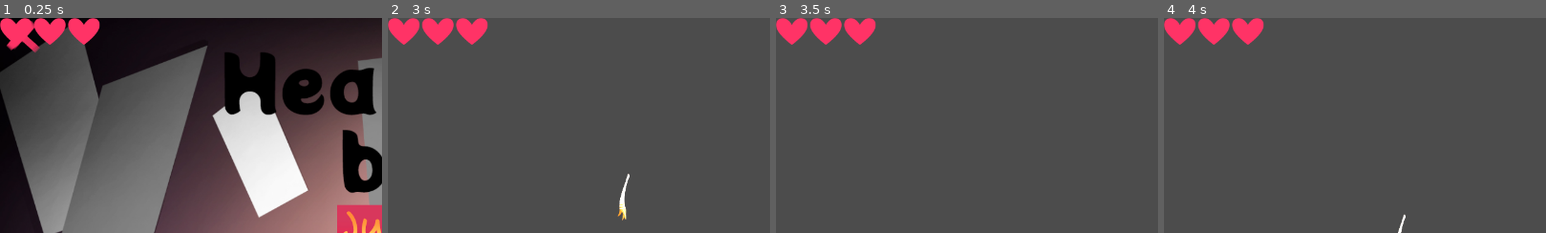
Above: before the commit, frames 1-4 (left to right).
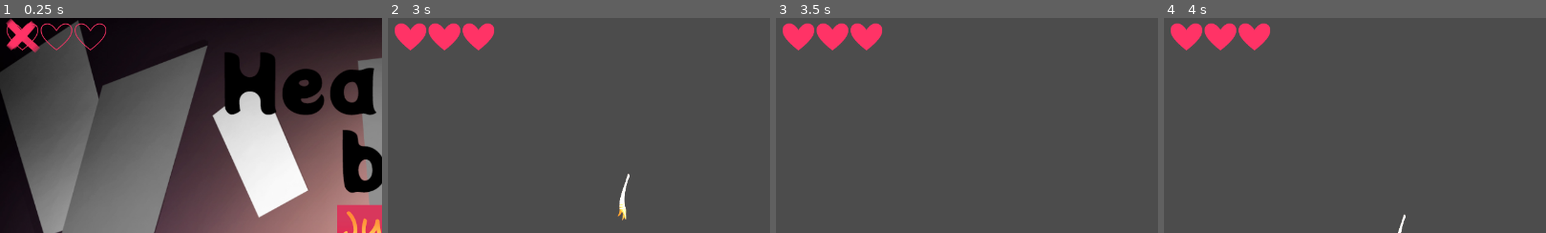
Above: after the commit, the same moments.

Repository: santyarellano/Shattered
Game: Godot game, scene res://Niveles/menuPrincipal.tscn
Same seed, same stepped clock (60 frames per second), same inputs: the game is played once before the commit and once after it. The engine's default icon, where the game draws it, is replaced by a stand-in: a white triangle on a blue panel in a dark square.
Inputs (mouse positions are % of the whole screen's width and height, from its top left):
- Up to frame 1 (0.25 s): no input
- Up to frame 2 (3 s): click (2, 3) at 0.52 s; click (7, 3) at 1.27 s; click (11, 3) at 2.02 s; click (52, 50) at 2.75 s
- Up to frame 3 (3.5 s): no input
- Up to frame 4 (4 s): click (2, 3) at 3.52 s
The pictures show only the part of the screen within x 0-50%, y 0-50%; the shares and areas given below are measured in that part.

The runs differ from the first frame. In frame 1, 2.0% of the frame differs, in the area x 0-28%, y 0-16%; in frame 2, 1.8%; in frame 3, 1.8%; in frame 4, 1.8%.

Commit message:
vida y daño

Diff:
--- /dev/null
+++ b/Obj/HUD/HBoxContainer.gd
@@ -0,0 +1,24 @@
+extends HBoxContainer
+
+
+
+var heart_full = preload("res://Niveles/UI/vida_lleno.png")
+var heart_half = preload("res://Niveles/UI/vida_medio.png")
+var heart_empty = preload("res://Niveles/UI/vida_vacío.png")
+
+
+func _ready():
+	get_child(0).texture = heart_empty
+	get_child(1).texture = heart_empty
+	get_child(2).texture = heart_empty
+	pass
+
+func update_health(value):
+	for i in get_child_count():
+		print(get_child_count())
+		if value > i * 2 + 1:
+			get_child(i).texture = heart_full
+		elif value > i * 2:
+			get_child(i).texture = heart_half
+		else:
+			get_child(i).texture = heart_empty
--- /dev/null
+++ b/Obj/HUD/LifeContainer.gd
@@ -0,0 +1,24 @@
+extends HBoxContainer
+
+enum MODES {partial}
+
+var heart_full = preload("res://Obj/HUD/Pruebas/vida lleno.png")
+var heart_empty = preload("res://Obj/HUD/Pruebas/vida vacío.png")
+var heart_half = preload("res://Obj/HUD/Pruebas/vida medio.png")
+
+export (MODES) var mode = MODES.partial
+
+func update_health(value):
+	match mode:
+
+		MODES.partial:
+			update_partial(value)
+
+func update_partial(value):
+	for i in get_child_count():
+		if value > i * 2 + 1:
+			get_child(i).texture = heart_full
+		elif value > i * 2:
+			get_child(i).texture = heart_half
+		else:
+			get_child(i).texture = heart_empty
--- a/Obj/HUD/LifeContainer.tscn
+++ b/Obj/HUD/LifeContainer.tscn
@@ -1,30 +1,35 @@
 [gd_scene load_steps=2 format=2]
 
-[ext_resource path="res://Obj/HUD/Pruebas/vida lleno.png" type="Texture" id=1]
+[ext_resource path="res://Obj/HUD/HBoxContainer.gd" type="Script" id=2]
 
 [node name="CanvasLayer" type="CanvasLayer"]
 
 [node name="HBoxContainer" type="HBoxContainer" parent="."]
-margin_right = 40.0
-margin_bottom = 40.0
+margin_left = 11.0
+margin_top = 9.0
+margin_right = 528.0
+margin_bottom = 165.0
 rect_min_size = Vector2( 200, 45 )
+script = ExtResource( 2 )
 __meta__ = {
 "_edit_use_anchors_": false
 }
 
-[node name="1" type="TextureButton" parent="HBoxContainer"]
-margin_right = 53.0
-margin_bottom = 45.0
-texture_normal = ExtResource( 1 )
+[node name="1" type="TextureRect" parent="HBoxContainer"]
+margin_bottom = 156.0
+__meta__ = {
+"_edit_use_anchors_": false
+}
 
-[node name="2" type="TextureButton" parent="HBoxContainer"]
-margin_left = 57.0
-margin_right = 110.0
-margin_bottom = 45.0
-texture_normal = ExtResource( 1 )
+[node name="2" type="TextureRect" parent="HBoxContainer"]
+margin_left = 4.0
+margin_right = 4.0
+margin_bottom = 156.0
+__meta__ = {
+"_edit_use_anchors_": false
+}
 
-[node name="3" type="TextureButton" parent="HBoxContainer"]
-margin_left = 114.0
-margin_right = 167.0
-margin_bottom = 45.0
-texture_normal = ExtResource( 1 )
+[node name="3" type="TextureRect" parent="HBoxContainer"]
+margin_left = 8.0
+margin_right = 8.0
+margin_bottom = 156.0
--- a/Obj/Player/Player.gd
+++ b/Obj/Player/Player.gd
@@ -10,17 +10,17 @@
 var walk_vel = 0
 var velocity = Vector2()
 var jumping = false
-
+var vida=6
 
 # Called when the node enters the scene tree for the first time.
-func _ready():
-	#position.x = 400
-	#position.y = 300
+func _enter_tree():
+	#$CanvasLayer/HBoxContainer.update_health(vida)
 	pass
 
 
 # Called every frame. 'delta' is the elapsed time since the previous frame.
 func _process(delta):
+	$CanvasLayer/HBoxContainer.update_health(vida)
 	if !jumping:
 		if velocity.x != 0:
 			$AnimatedSprite.play("hand_wlk")
@@ -69,6 +69,8 @@
 	$Timer.start()
 	bounceMail()
 	print("quitar vida")
+	vida-=1
+	#$CanvasLayer/HBoxContainer.update_health(vida)
 
 #Esta función es para que rebote si colisiona
 func bounceMail():
--- a/Obj/Player/Player.tscn
+++ b/Obj/Player/Player.tscn
@@ -7,6 +7,7 @@
 [ext_resource path="res://Img/PlayerAnimations/Brazo_camina/Brazo_camina_02.png" type="Texture" id=5]
 [ext_resource path="res://Img/PlayerAnimations/Brazo_camina/Brazo_camina_03.png" type="Texture" id=6]
 [ext_resource path="res://Camera2D.tscn" type="PackedScene" id=7]
+[ext_resource path="res://Obj/HUD/LifeContainer.tscn" type="PackedScene" id=8]
 
 [sub_resource type="RectangleShape2D" id=1]
 extents = Vector2( 5.7594, 15.616 )
@@ -54,6 +55,8 @@
 
 [node name="Timer" type="Timer" parent="."]
 wait_time = 0.5
+
+[node name="CanvasLayer" parent="." instance=ExtResource( 8 )]
 [connection signal="timeout" from="Timer" to="." method="_on_Timer_timeout"]
 
 [editable path="Camera2D"]
Renamed: Obj/HUD/Pruebas/vida lleno.png -> Niveles/UI/vida_lleno.png
Not shown, changed: Niveles/UI/vida_lleno.png.import
Renamed: Obj/HUD/Pruebas/vida medio.png -> Niveles/UI/vida_medio.png
Not shown, changed: Niveles/UI/vida_medio.png.import
Renamed: Obj/HUD/Pruebas/vida vacío.png -> Niveles/UI/vida_vacío.png
Not shown, changed: Niveles/UI/vida_vacío.png.import
Not shown: 1 places in Obj/Player/Player.tscn that only renumber resources
